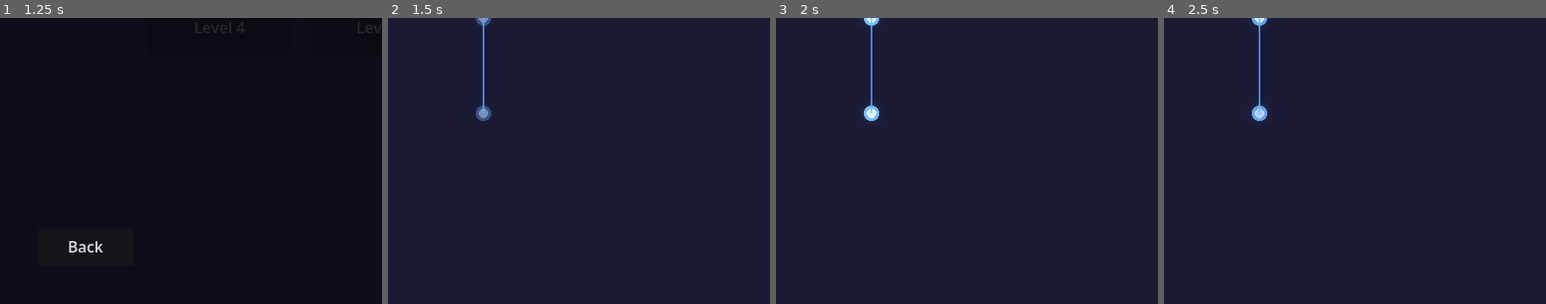
Above: before the commit, frames 1-4 (left to right).
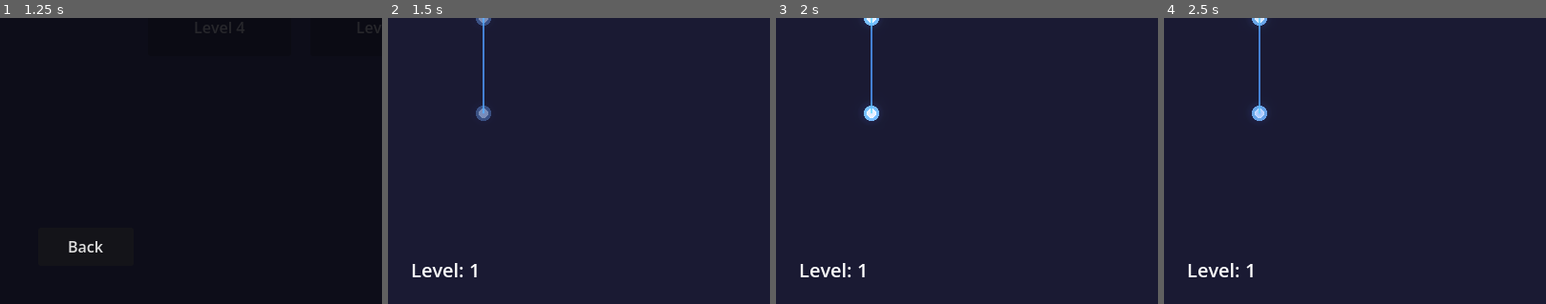
Above: after the commit, the same moments.

Repository: magnoint13/brinqo-2026
Game: Godot game, scene res://ui/MainMenu.tscn
The game is run twice, just before and just after one commit, with the same random seed, the same clock (stepped at 60 frames per second) and the same inputs.
Inputs:
- Up to frame 1 (1.25 s): click "Level Select" at 0.5 s
- Up to frame 2 (1.5 s): click "Level 1" at 1.25 s
- Up to frame 3 (2 s): no input
- Up to frame 4 (2.5 s): click "Restart" at 2 s
The pictures show only the part of the screen within x 0-50%, y 50-100%; the shares and areas given below are measured in that part.

Frame 1 is identical in both runs. In frame 2, 0.3% of the frame differs, in the area x 6-24%, y 85-91%; in frame 3, 0.3%; in frame 4, 0.3%.

Commit message:
HUD Updated

Diff:
--- a/ui/HUD.tscn
+++ b/ui/HUD.tscn
@@ -1,12 +1,12 @@
-[gd_scene load_steps=2 format=3 uid="uid://hud001"]
+[gd_scene format=3 uid="uid://hud001"]
 
-[ext_resource type="Script" path="res://ui/HUD.gd" id="1_hud"]
+[ext_resource type="Script" uid="uid://canll4uclodku" path="res://ui/HUD.gd" id="1_hud"]
 
-[node name="HUD" type="CanvasLayer"]
+[node name="HUD" type="CanvasLayer" unique_id=258169263]
 process_mode = 3
 script = ExtResource("1_hud")
 
-[node name="UI" type="Control" parent="."]
+[node name="UI" type="Control" parent="." unique_id=46413648]
 layout_mode = 3
 anchors_preset = 15
 anchor_right = 1.0
@@ -14,7 +14,7 @@
 grow_horizontal = 2
 grow_vertical = 2
 
-[node name="TimerLabel" type="Label" parent="UI"]
+[node name="TimerLabel" type="Label" parent="UI" unique_id=1750263674]
 layout_mode = 1
 anchors_preset = 5
 anchor_left = 0.5
@@ -29,7 +29,20 @@
 text = "Next collapse: --"
 horizontal_alignment = 1
 
-[node name="CollapseProgressBar" type="ProgressBar" parent="UI"]
+[node name="LevelLabel" type="Label" parent="UI" unique_id=1298021104]
+layout_mode = 1
+anchors_preset = 1
+anchor_left = 1.0
+anchor_right = 1.0
+offset_left = -776.0
+offset_top = 550.0
+offset_right = -689.0
+offset_bottom = 580.0
+grow_horizontal = 0
+theme_override_font_sizes/font_size = 20
+text = "Level: 1"
+
+[node name="CollapseProgressBar" type="ProgressBar" parent="UI" unique_id=792222367]
 layout_mode = 1
 anchors_preset = 5
 anchor_left = 0.5
@@ -42,7 +55,7 @@
 max_value = 1.0
 value = 1.0
 
-[node name="StatusLabel" type="Label" parent="UI"]
+[node name="StatusLabel" type="Label" parent="UI" unique_id=946536528]
 layout_mode = 1
 anchors_preset = 5
 anchor_left = 0.5
@@ -53,10 +66,9 @@
 offset_bottom = 540.0
 grow_horizontal = 2
 theme_override_font_sizes/font_size = 18
-text = ""
 horizontal_alignment = 1
 
-[node name="RestartButton" type="Button" parent="UI"]
+[node name="RestartButton" type="Button" parent="UI" unique_id=980874630]
 layout_mode = 1
 anchors_preset = 1
 anchor_left = 1.0
@@ -68,26 +80,25 @@
 grow_horizontal = 0
 text = "Restart"
 
-[node name="MenuButton" type="Button" parent="UI"]
+[node name="MenuButton" type="Button" parent="UI" unique_id=1003777254]
 layout_mode = 1
-anchors_preset = 0
 offset_left = 20.0
 offset_top = 20.0
 offset_right = 100.0
 offset_bottom = 60.0
 text = "Menu"
 
-[node name="PauseMenu" type="Control" parent="UI"]
+[node name="PauseMenu" type="Control" parent="UI" unique_id=1274209340]
 process_mode = 3
+visible = false
 layout_mode = 1
 anchors_preset = 15
 anchor_right = 1.0
 anchor_bottom = 1.0
 grow_horizontal = 2
 grow_vertical = 2
-visible = false
 
-[node name="Background" type="ColorRect" parent="UI/PauseMenu"]
+[node name="Background" type="ColorRect" parent="UI/PauseMenu" unique_id=1582877499]
 layout_mode = 1
 anchors_preset = 15
 anchor_right = 1.0
@@ -96,7 +107,7 @@
 grow_vertical = 2
 color = Color(0, 0, 0, 0.7)
 
-[node name="CenterContainer" type="CenterContainer" parent="UI/PauseMenu"]
+[node name="CenterContainer" type="CenterContainer" parent="UI/PauseMenu" unique_id=487555805]
 layout_mode = 1
 anchors_preset = 15
 anchor_right = 1.0
@@ -104,28 +115,28 @@
 grow_horizontal = 2
 grow_vertical = 2
 
-[node name="VBoxContainer" type="VBoxContainer" parent="UI/PauseMenu/CenterContainer"]
+[node name="VBoxContainer" type="VBoxContainer" parent="UI/PauseMenu/CenterContainer" unique_id=2089552206]
 layout_mode = 2
 theme_override_constants/separation = 20
 
-[node name="PauseTitle" type="Label" parent="UI/PauseMenu/CenterContainer/VBoxContainer"]
+[node name="PauseTitle" type="Label" parent="UI/PauseMenu/CenterContainer/VBoxContainer" unique_id=1391093757]
 layout_mode = 2
 theme_override_font_sizes/font_size = 36
 text = "PAUSED"
 horizontal_alignment = 1
 
-[node name="ResumeButton" type="Button" parent="UI/PauseMenu/CenterContainer/VBoxContainer"]
+[node name="ResumeButton" type="Button" parent="UI/PauseMenu/CenterContainer/VBoxContainer" unique_id=1465736085]
 layout_mode = 2
 text = "Resume"
 
-[node name="RestartButton2" type="Button" parent="UI/PauseMenu/CenterContainer/VBoxContainer"]
+[node name="RestartButton2" type="Button" parent="UI/PauseMenu/CenterContainer/VBoxContainer" unique_id=285979350]
 layout_mode = 2
 text = "Restart Level"
 
-[node name="LevelSelectButton" type="Button" parent="UI/PauseMenu/CenterContainer/VBoxContainer"]
+[node name="LevelSelectButton" type="Button" parent="UI/PauseMenu/CenterContainer/VBoxContainer" unique_id=1968524240]
 layout_mode = 2
 text = "Level Select"
 
-[node name="MainMenuButton" type="Button" parent="UI/PauseMenu/CenterContainer/VBoxContainer"]
+[node name="MainMenuButton" type="Button" parent="UI/PauseMenu/CenterContainer/VBoxContainer" unique_id=1899080719]
 layout_mode = 2
 text = "Main Menu"
